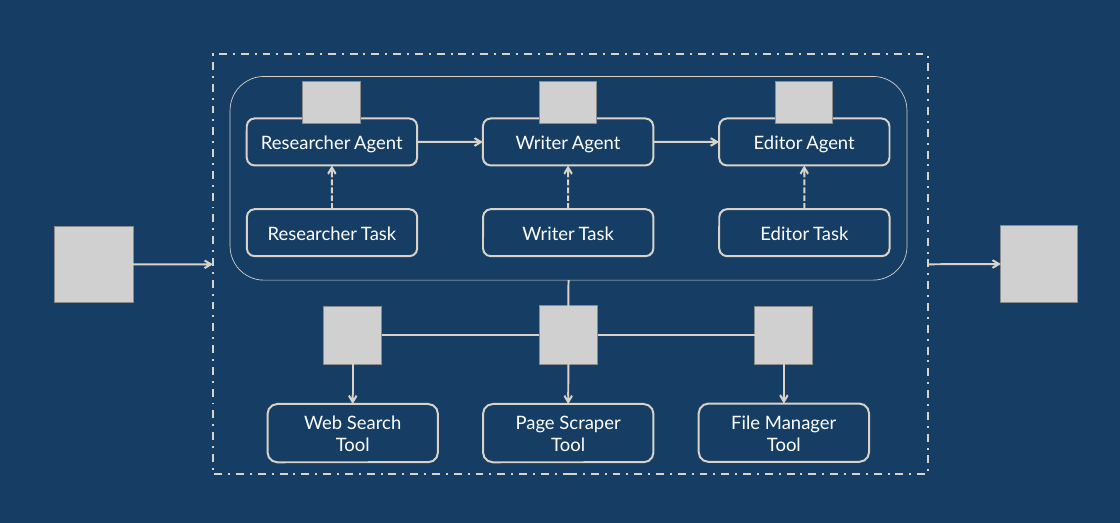
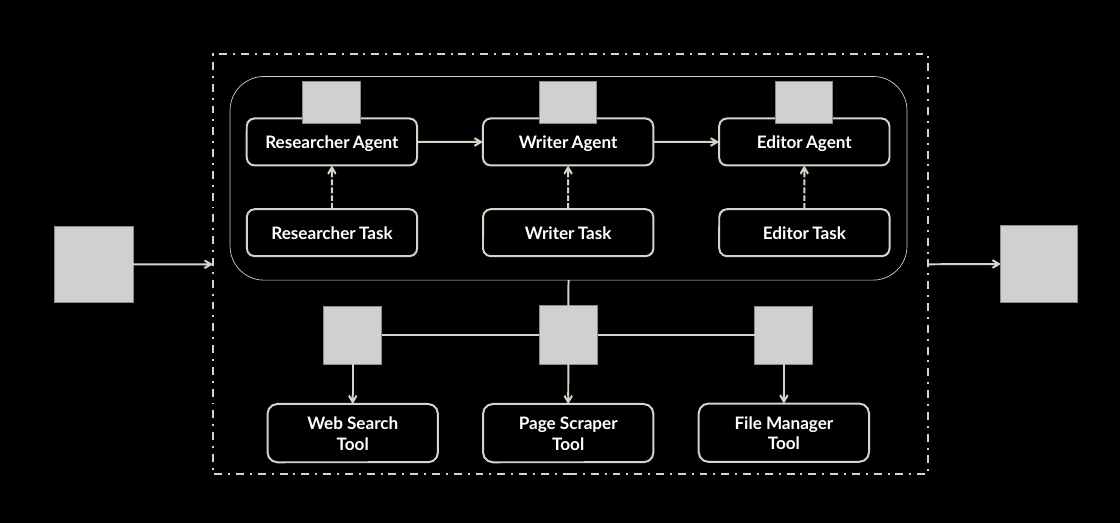
Before and after one commit to DARIF-YS/portfolio, a slide deck: slide 2 of images/projects/Presentation1.pptx. Drawn at 1120x523 pixels with LibreOffice and Linux fonts; fonts in the diff are those of the drawing; grey boxes stand for pictures. Boxes give left, top, right and bottom in pixels: in the first picture for what was removed or moved away, otherwise in the second. Text is boxed around its words. In the diff, an @@ line names an element or a change of style, - is before the commit and + after.

```diff
--- a/images/projects/Presentation1.pptx
+++ b/images/projects/Presentation1.pptx
@@ background #163E64 to #000000 @@
@@ size 14 to 13 pt, bold on in 9 elements at [247, 119, 417, 166], [483, 119, 653, 166], [719, 119, 890, 166], [267, 404, 438, 462], [483, 404, 653, 462], [699, 403, 870, 461], [247, 209, 417, 256], [483, 209, 653, 256], [719, 209, 890, 256] @@
```
Also in this commit, not shown: 1 other slide changed, 13 other files.
